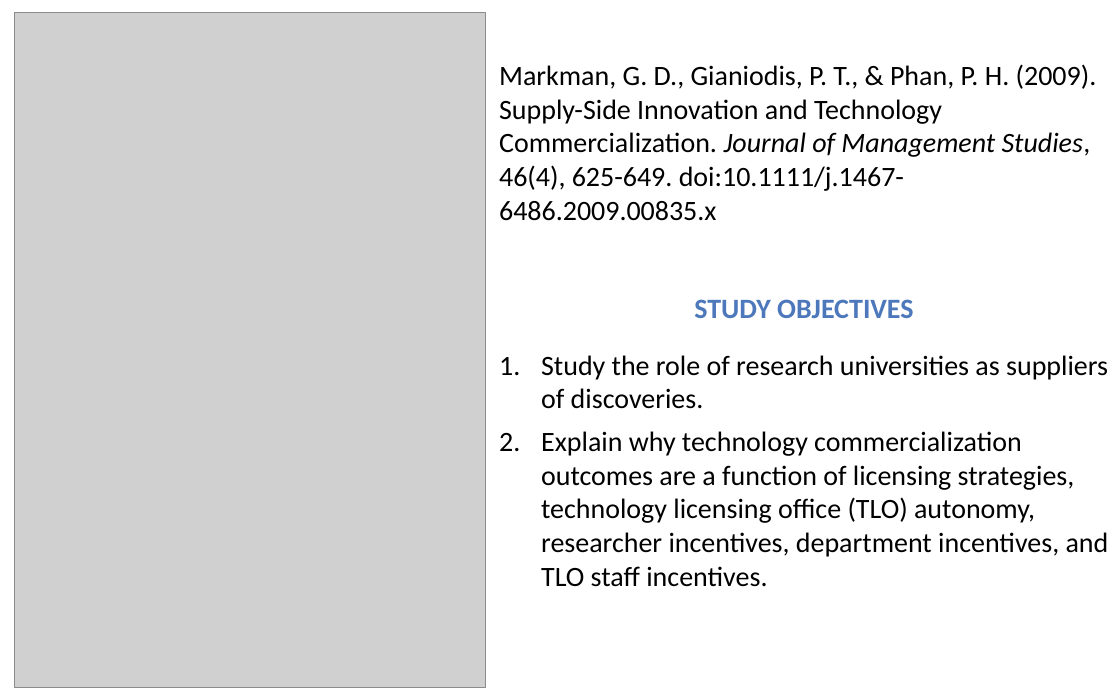
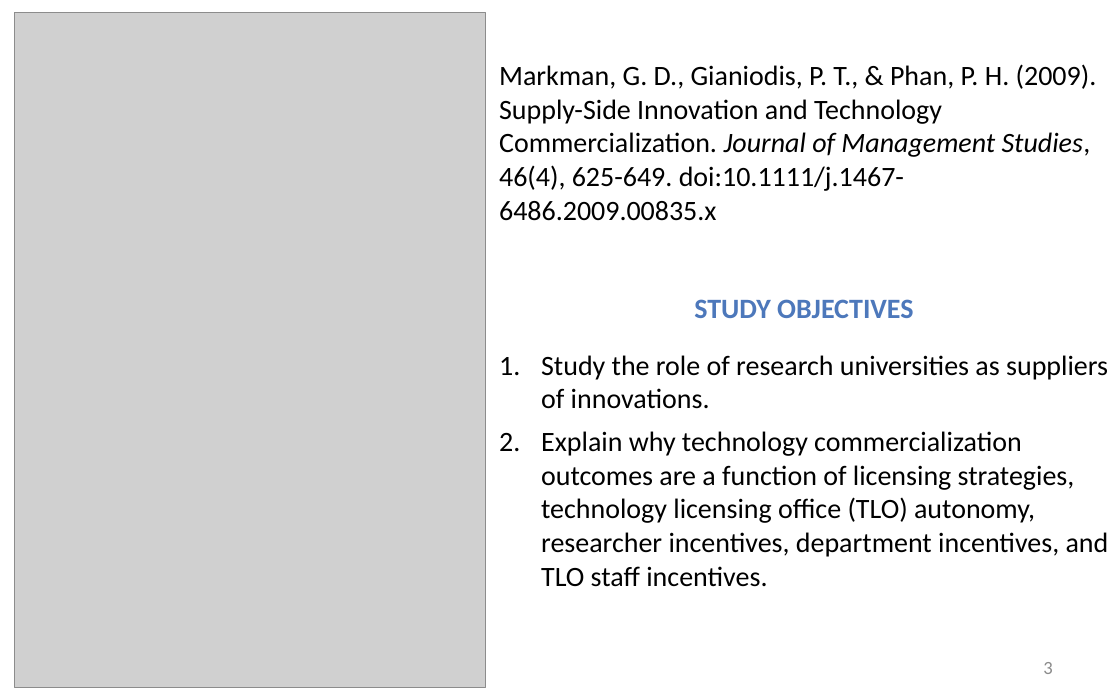
Before and after one commit to SLU-Courses-Townes/SOC6100, a slide deck: slide 3 of Presentations/Presentation01/AsiriHouseTownes_SOC6100_JournalArticleCritique.pptx (slide 2 before the commit). Drawn at 1120x700 pixels with LibreOffice and Linux fonts; fonts in the diff are those of the drawing; grey boxes stand for pictures. Boxes give left, top, right and bottom in pixels: in the first picture for what was removed or moved away, otherwise in the second. Text is boxed around its words. In the diff, an @@ line names an element or a change of style, - is before the commit and + after.

Commit message:
Presentation 01

```diff
--- a/Presentations/Presentation01/AsiriHouseTownes_SOC6100_JournalArticleCritique.pptx
+++ b/Presentations/Presentation01/AsiriHouseTownes_SOC6100_JournalArticleCritique.pptx
@@ text at <box>541,355,1108,409</box>: text changed @@
-1. Study the role of research universities as suppliers of discoveries.
+1. Study the role of research universities as suppliers of innovations.
@@ page number added at <box>1043,662,1052,674</box>, 12 pt, text #8C8C8C @@
+3
```
Also in this commit, not shown: 3 other slides changed, 8 slides added.
